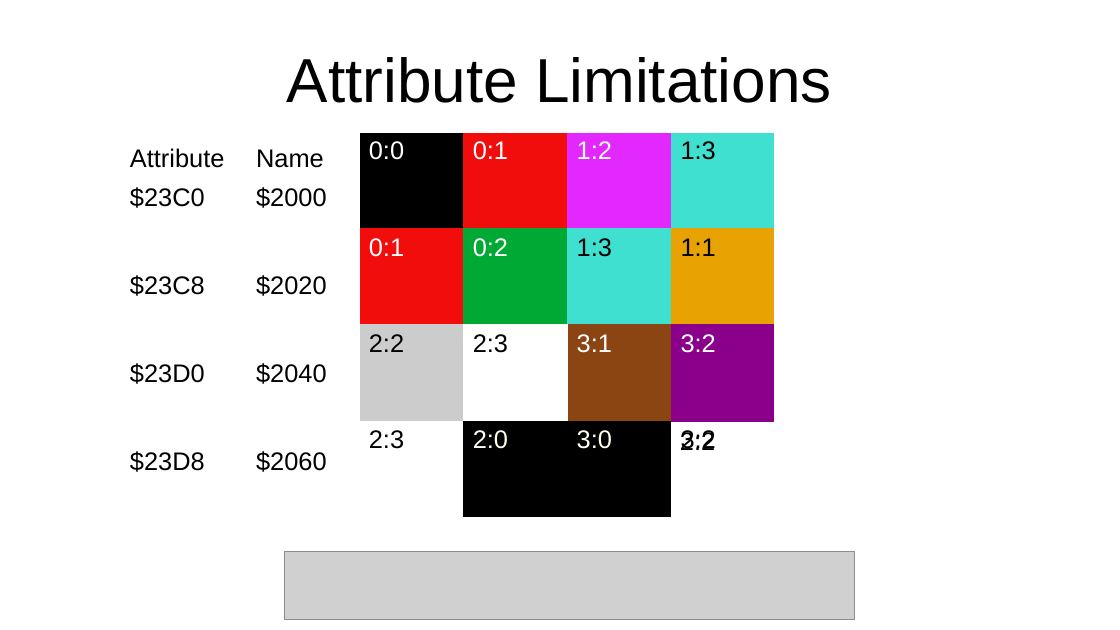
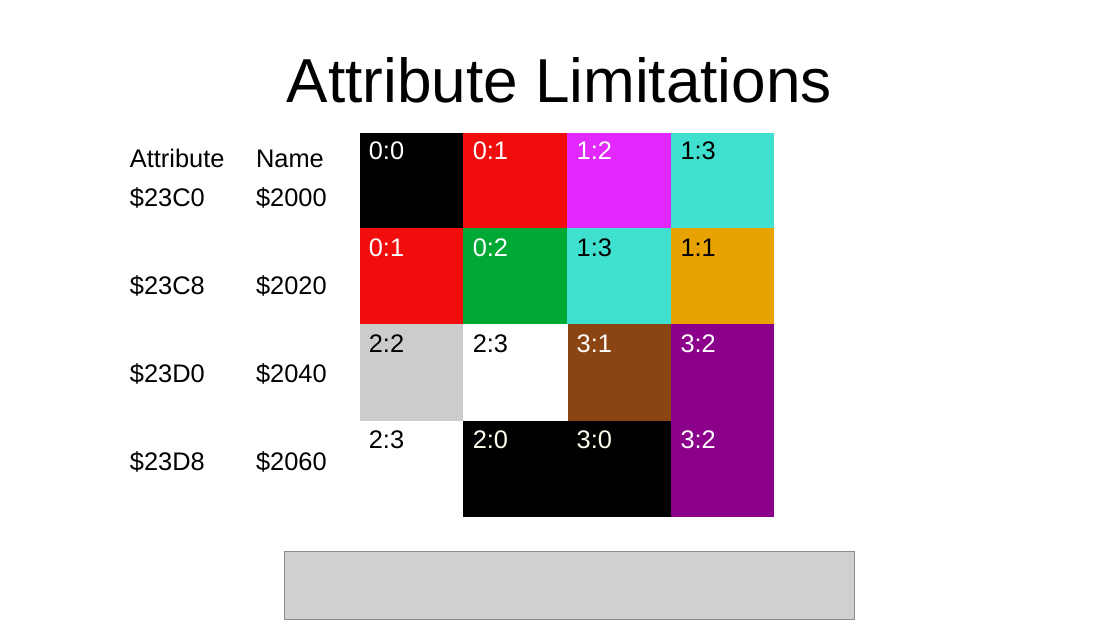
Before and after one commit to SlithyMatt/multi-mandlebrot, a slide deck: slide 6 of slides/slithyvlogs20.odp. Drawn at 1120x630 pixels with LibreOffice and Linux fonts; fonts in the diff are those of the drawing; grey boxes stand for pictures. Boxes give left, top, right and bottom in pixels: in the first picture for what was removed or moved away, otherwise in the second. Text is boxed around its words. In the diff, an @@ line names an element or a change of style, - is before the commit and + after.

Commit message:
fixes from editing

```diff
--- a/slides/slithyvlogs20.odp
+++ b/slides/slithyvlogs20.odp
@@ table at <box>358,133,772,518</box> @@
@@ fill none to #CCCCCC in row 4, column 4 @@
@@ table at <box>359,132,773,517</box> @@
@@ fill none to #8B008B in row 4, column 4 @@
@@ text colour #000000 to #FFFFFF in "3:2" @@
```
Also in this commit, not shown: 1 other slide changed.
